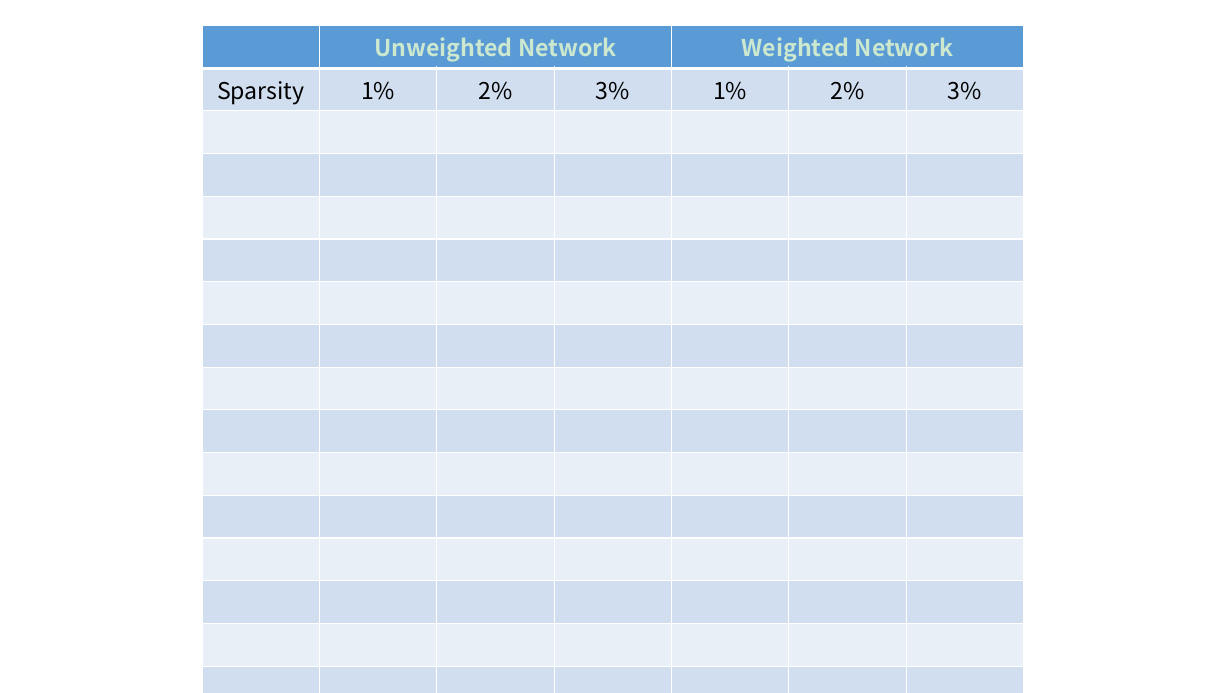
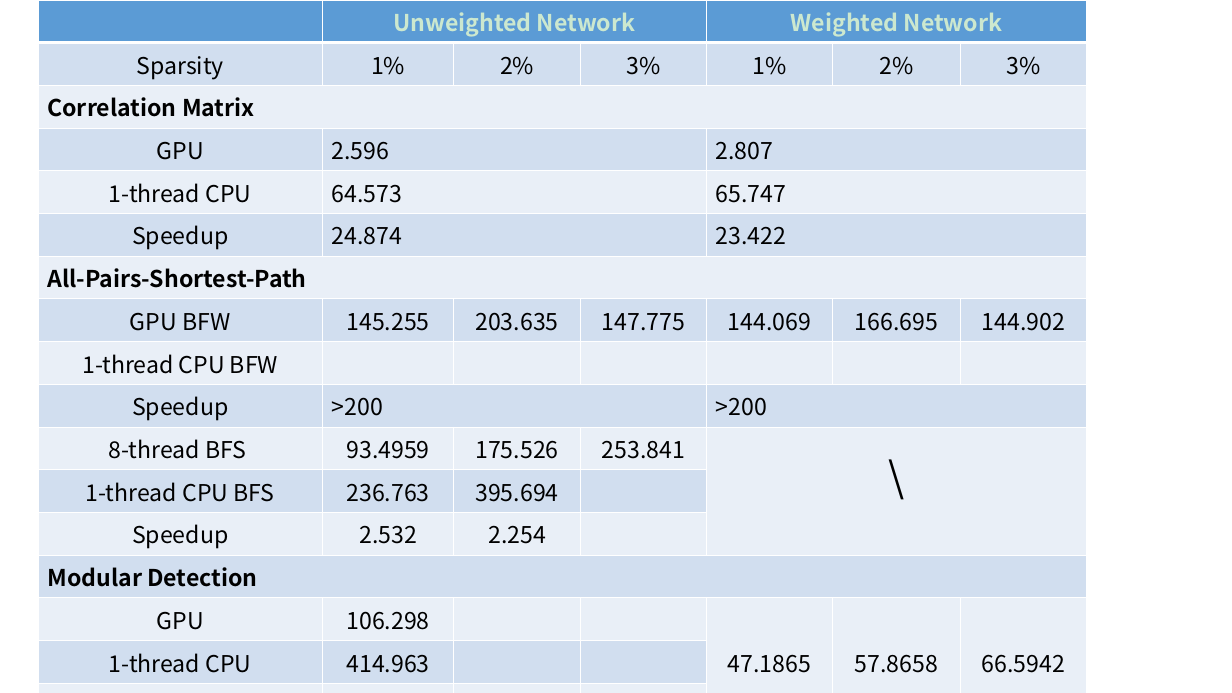
Before and after one commit to BNAadministrator3/poster, a slide deck: slide 4 of Fig.1.2.3.pptx. Drawn at 1232x693 pixels with LibreOffice and Linux fonts; fonts in the diff are those of the drawing. Boxes give left, top, right and bottom in pixels: in the first picture for what was removed or moved away, otherwise in the second. Text is boxed around its words. In the diff, an @@ line names an element or a change of style, - is before the commit and + after.

```diff
--- a/Fig.1.2.3.pptx
+++ b/Fig.1.2.3.pptx
@@ table at (38, 0, 1088, 693) @@
-row 3:  |  |  |  |  |  | 
-row 4:  |  |  |  |  |  | 
-row 5:  |  |  |  |  |  | 
-row 6:  |  |  |  |  |  | 
-row 7:  |  |  |  |  |  | 
-row 8:  |  |  |  |  |  | 
-row 9:  |  |  |  |  |  | 
-row 10:  |  |  |  |  |  | 
-row 11:  |  |  |  |  |  | 
-row 12:  |  |  |  |  |  | 
-row 13:  |  |  |  |  |  | 
-row 14:  |  |  |  |  |  | 
-row 15:  |  |  |  |  |  | 
-row 16:  |  |  |  |  |  | 
-row 17:  |  |  |  |  |  | 
+row 3: Correlation Matrix |  |  |  |  |  | 
+row 4: GPU | 2.596 |  |  | 2.807 |  | 
+row 5: 1-thread CPU | 64.573 |  |  | 65.747 |  | 
+row 6: Speedup | 24.874 |  |  | 23.422 |  | 
+row 7: All-Pairs-Shortest-Path |  |  |  |  |  | 
+row 8: GPU BFW | 145.255 | 203.635 | 147.775 | 144.069 | 166.695 | 144.902
+row 9: 1-thread CPU BFW |  |  |  |  |  | 
+row 10: Speedup | >200 |  |  | >200 |  | 
+row 11: 8-thread BFS | 93.4959 | 175.526 | 253.841 | \ |  | 
+row 12: 1-thread CPU BFS | 236.763 | 395.694 |  |  |  | 
+row 13: Speedup | 2.532 | 2.254 |  |  |  | 
+row 14: Modular Detection |  |  |  |  |  | 
+row 15: GPU | 106.298 |  |  | 47.1865 | 57.8658 | 66.5942
+row 16: 1-thread CPU | 414.963 |  |  |  |  | 
+row 17: Speedup | 3.904 |  |  |  |  | 
+row 18: Betweenness Centrality |  |  |  |  |  | 
+row 19: GPU |  |  |  | \ |  | 
+row 20: 1-thread CPU |  |  |  |  |  | 
+row 21: Speedup |  |  |  |  |  | 
@@ table: place and size @@
-table at (202, 26, 1024, 663)
+table at (38, 0, 1088, 693)
```
Also in this commit, not shown: 1 other slide changed, 2 other files.
